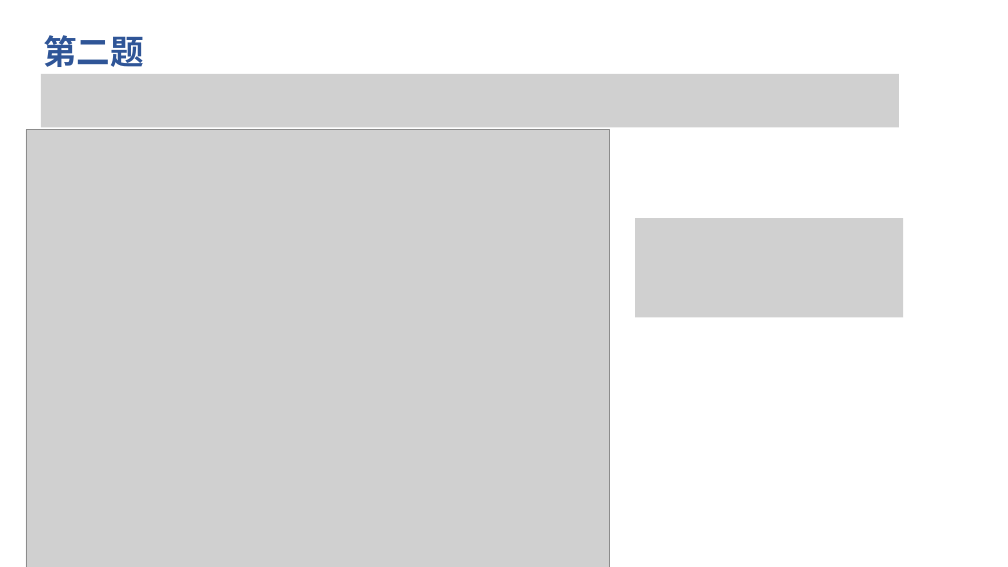
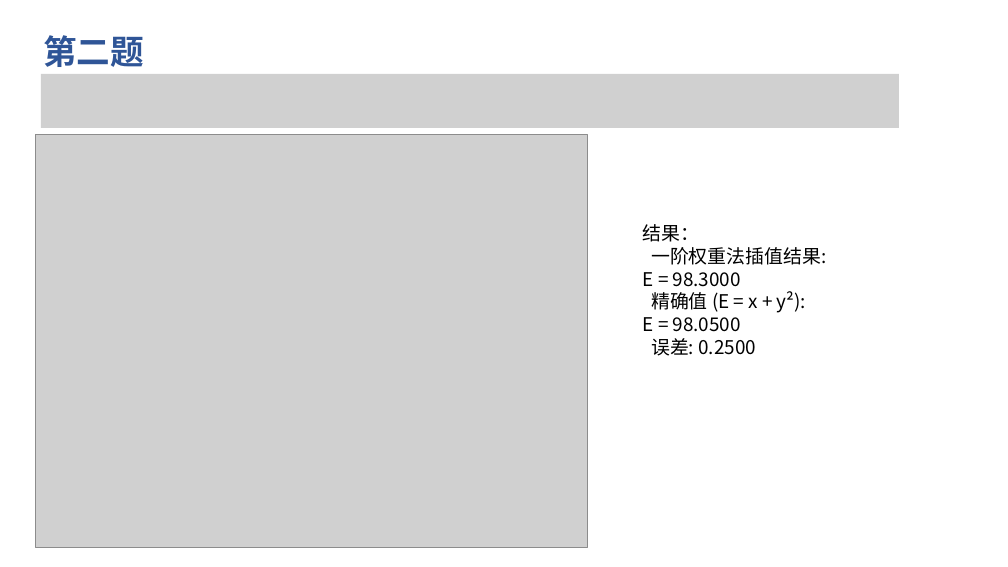
Before and after one commit to wzxswife/Particle-sim, a slide deck: slide 5 of doc/particle_in_cell1.pptx. Drawn at 1008x567 pixels with LibreOffice and Linux fonts; fonts in the diff are those of the drawing; grey boxes stand for pictures. Boxes give left, top, right and bottom in pixels: in the first picture for what was removed or moved away, otherwise in the second. Text is boxed around its words. In the diff, an @@ line names an element or a change of style, - is before the commit and + after.

```diff
--- a/doc/particle_in_cell1.pptx
+++ b/doc/particle_in_cell1.pptx
@@ picture: place and size @@
-picture at (26,129,609,567)
+picture at (36,135,587,548)
@@ picture removed at (635,219,904,318) @@
@@ text added at (643,224,826,356), 18 pt, text #000000 @@
+结果：
+一阶权重法插值结果:
+E = 98.3000
+精确值 (E = x + y²):
+E = 98.0500
+误差: 0.2500
```
Also in this commit, not shown: 4 other slides changed, 3 other files.
